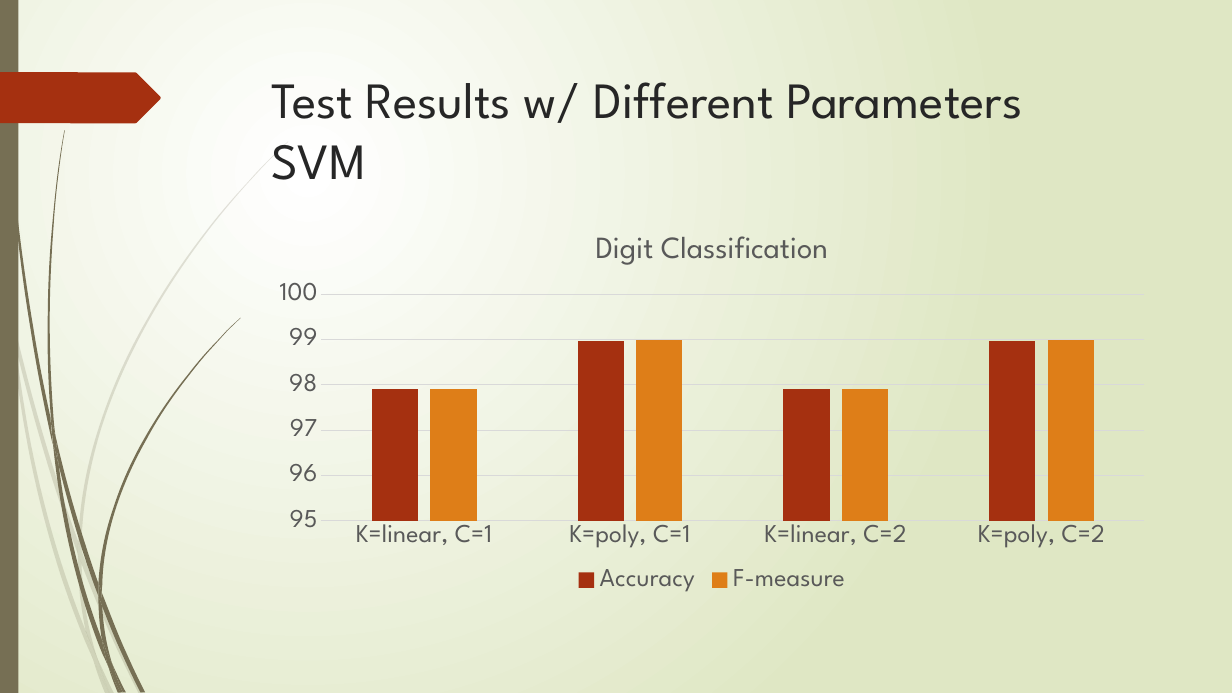
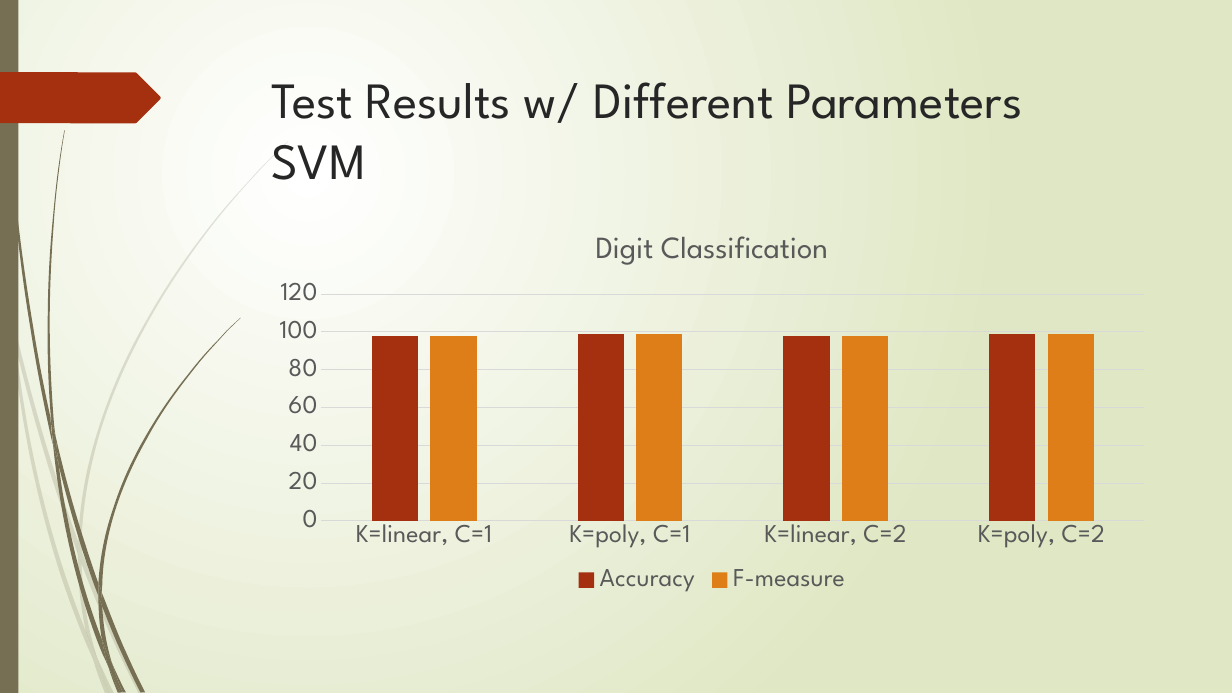
Before and after one commit to XiaokuanOSU/AI2report, a slide deck: slide 22 of PPTGroup10.pptx. Drawn at 1232x693 pixels with LibreOffice and Linux fonts; fonts in the diff are those of the drawing. Boxes give left, top, right and bottom in pixels: in the first picture for what was removed or moved away, otherwise in the second. Text is boxed around its words. In the diff, an @@ line names an element or a change of style, - is before the commit and + after.

```diff
--- a/PPTGroup10.pptx
+++ b/PPTGroup10.pptx
@@ column chart at <box>262,215,1163,597</box> @@
@@ Accuracy, K=linear, C=1: 97.9 to 98 @@
@@ Accuracy, K=linear, C=2: 97.9 to 98 @@
@@ F-measure, K=linear, C=1: 97.9 to 98 @@
@@ F-measure, K=linear, C=2: 97.9 to 98 @@
@@ value axis changed @@
```
Also in this commit, not shown: 2 other slides changed, 3 other files.
